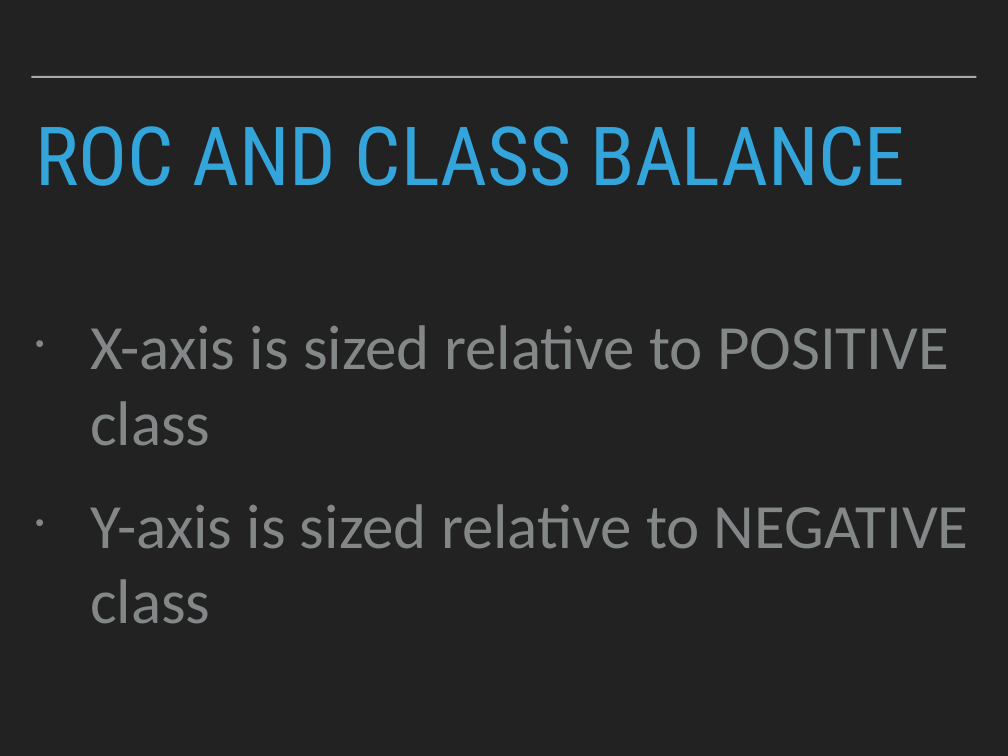
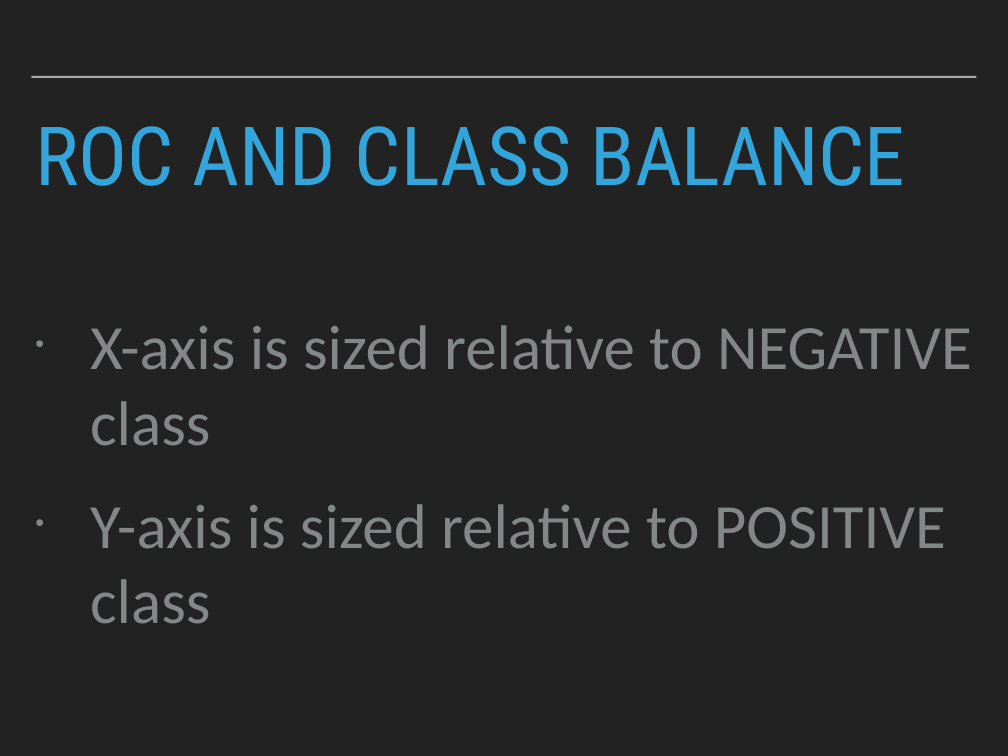
Before and after one commit to patricks1/noble-machine-learning, a slide deck: slide 27 of Session4/Session4_Slides.pptx. Drawn at 1008x756 pixels with LibreOffice and Linux fonts; fonts in the diff are those of the drawing. Boxes give left, top, right and bottom in pixels: in the first picture for what was removed or moved away, otherwise in the second. Text is boxed around its words. In the diff, an @@ line names an element or a change of style, - is before the commit and + after.

```diff
--- a/Session4/Session4_Slides.pptx
+++ b/Session4/Session4_Slides.pptx
@@ text at [90, 325, 972, 624]: text changed @@
-• X-axis is sized relative to POSITIVE class
-• Y-axis is sized relative to NEGATIVE class
+• X-axis is sized relative to NEGATIVE class
+• Y-axis is sized relative to POSITIVE class
```
Also in this commit, not shown: 1 other file.
